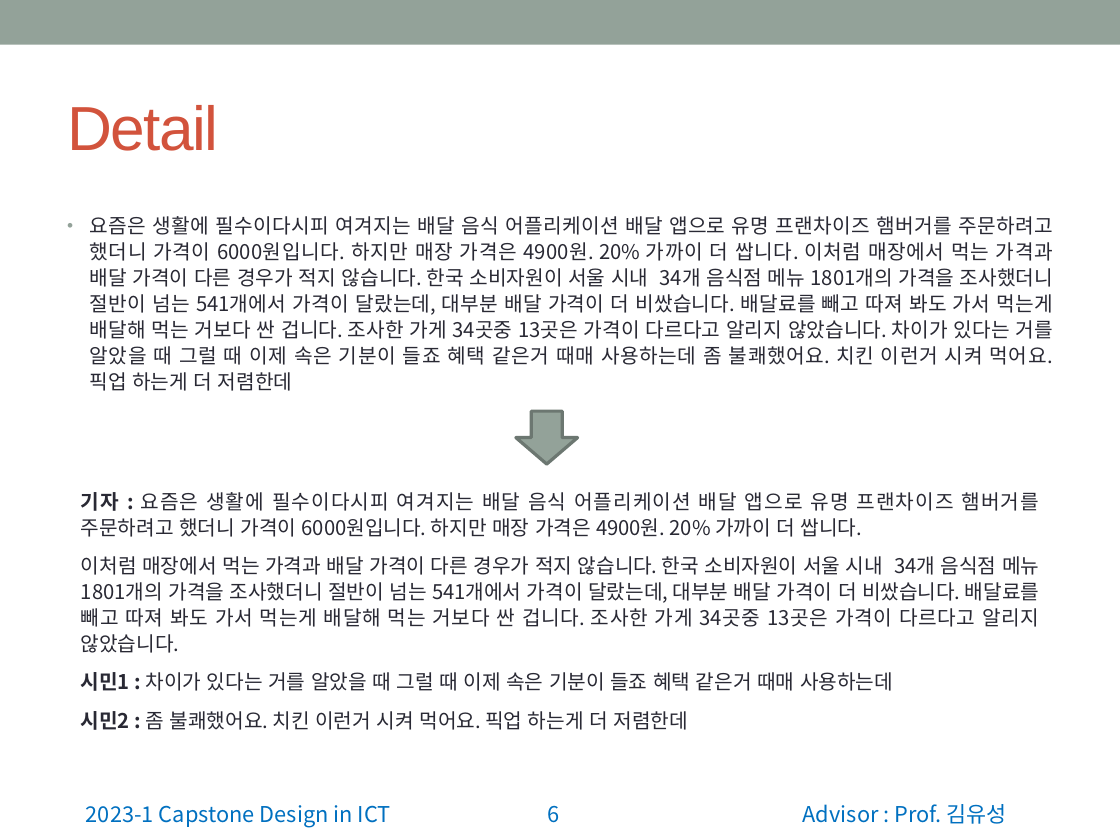
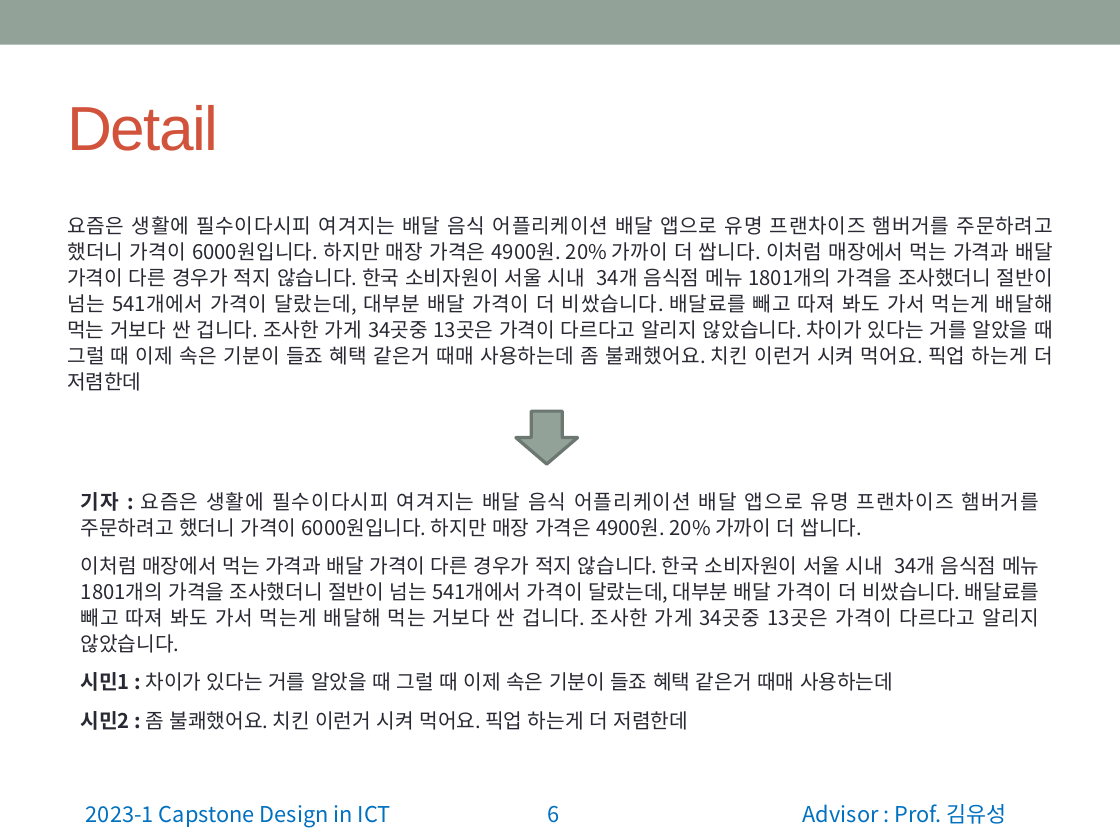
Before and after one commit to wonchul98/audio-to-summary, a slide deck: slide 6 of ppt/0403_2조_주제 발표.pptx. Drawn at 1120x840 pixels with LibreOffice and Linux fonts; fonts in the diff are those of the drawing. Boxes give left, top, right and bottom in pixels: in the first picture for what was removed or moved away, otherwise in the second. Text is boxed around its words. In the diff, an @@ line names an element or a change of style, - is before the commit and + after.

```diff
--- a/ppt/0403_2조_주제 발표.pptx
+++ b/ppt/0403_2조_주제 발표.pptx
@@ text "요즘은 생활에 필수이다시피 여겨지는 배달 ..." at (67, 216, 1053, 391): bullet • to none @@
```
Also in this commit, not shown: 3 other slides changed, 3 slides added.
